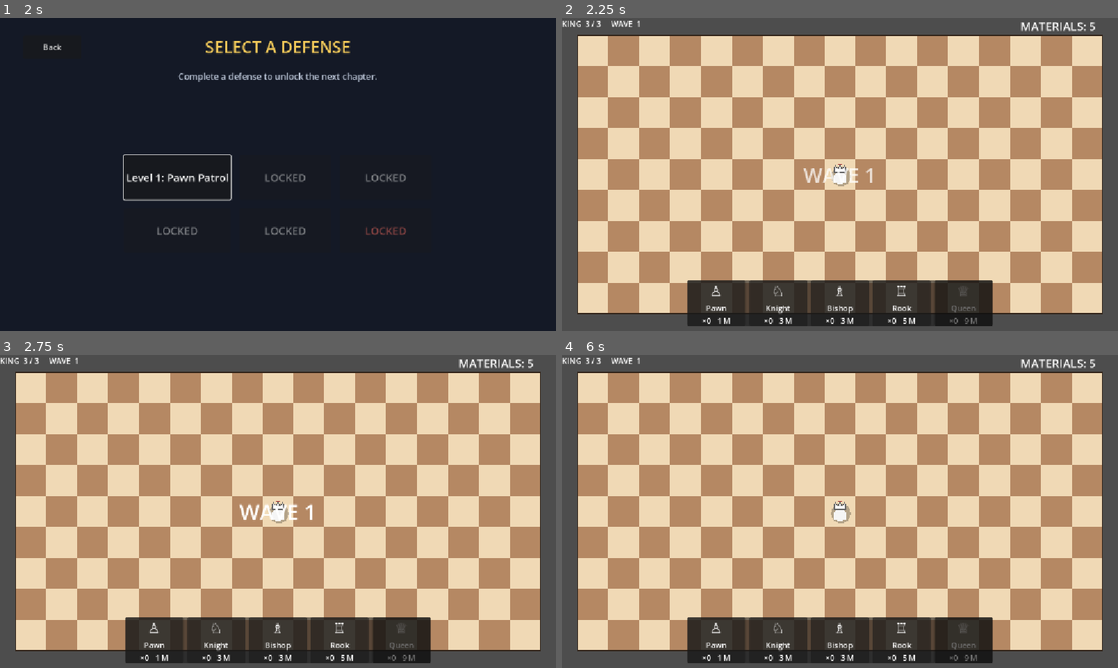
Above: before the commit, frames 1-4 (two rows, left to right).
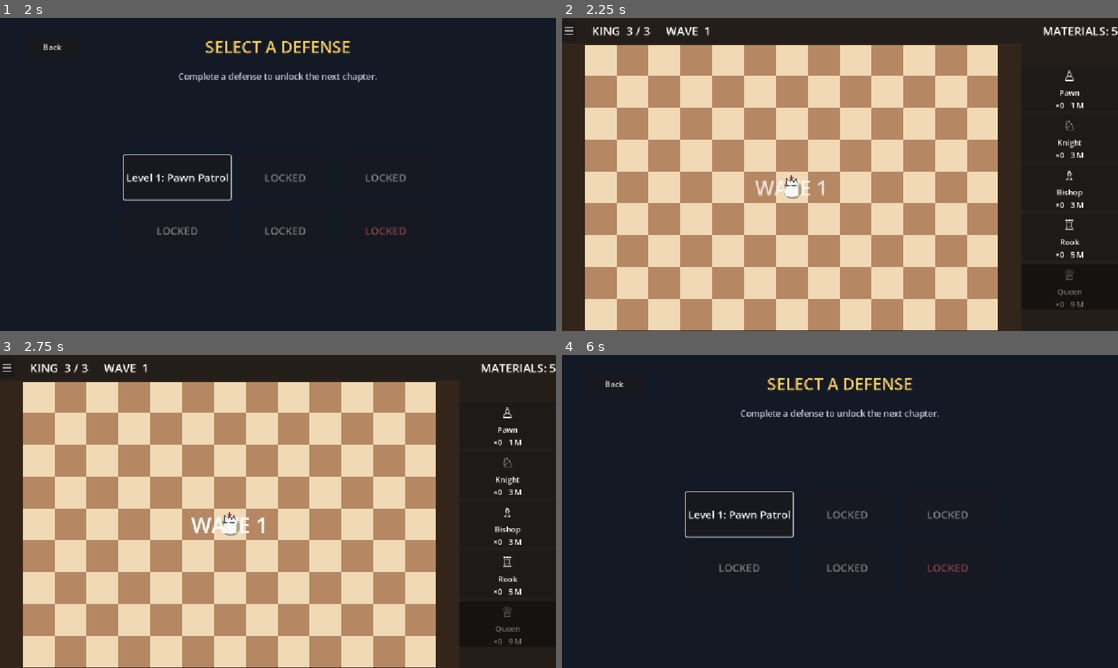
Above: after the commit, the same moments.

Repository: ellen-ying/chess_kingdom_defense
Game: Godot game, scene res://scenes/title_screen.tscn
Same seed, same stepped clock (60 frames per second), same inputs: the game is played once before the commit and once after it.
Inputs (mouse positions are in pixels of both pictures, inside the frame that each line leads up to):
- Up to frame 1 (2 s): tap Enter at 0.5 s; move the mouse to (400, 158) at 0.52 s; hold P (pawn) 0.53-1.25 s; click (400, 158) at 0.67 s; tap B (bishop) at 0.77 s; click "Play" at 1.25 s
- Up to frame 2 (2.25 s): click "Level 1: Pawn Patrol" at 2 s
- Up to frame 3 (2.75 s): no input
- Up to frame 4 (6 s): click (567, 367) at 2.75 s, where only the run after the commit has a clickable "☰"; click (840, 502) at 3.5 s, where only the run after the commit has a clickable "Resume"; click (567, 367) at 4.25 s, where only the run after the commit has a clickable "☰"; click (840, 555) at 5 s, where only the run after the commit has a clickable "Return to Home Office"; click (840, 508) at 5.75 s, where only the run after the commit has a clickable "Play"

Frame 1 is identical in both runs. In frame 2, 70% of the frame differs, in the area x 0-100%, y 0-100%; in frame 3, 70%; in frame 4, 98%.

Commit message:
Changed the board layout, added the pause menu, close #1

Diff:
--- a/project.godot
+++ b/project.godot
@@ -32,7 +32,11 @@
 
 [display]
 
+window/size/viewport_width=1152
+window/size/viewport_height=648
 window/stretch/mode="canvas_items"
+window/stretch/aspect="expand"
+window/handheld/orientation="landscape"
 
 [input]
 
--- a/scenes/main.tscn
+++ b/scenes/main.tscn
@@ -15,10 +15,21 @@
 [ext_resource type="Resource" uid="uid://duu16xkk3llb4" path="res://resources/waves/wave_3.tres" id="11_dp3eg"]
 [ext_resource type="Resource" uid="uid://66u1b2tpl3c7" path="res://resources/waves/wave_4.tres" id="12_0ld40"]
 [ext_resource type="Resource" uid="uid://d0ey0vwpkfdd6" path="res://resources/waves/wave_5.tres" id="13_gqmmt"]
+[ext_resource type="Script" uid="uid://mjwnnsoy30oy" path="res://scripts/screen_layout.gd" id="14_layout"]
+[ext_resource type="PackedScene" path="res://scenes/pause_overlay.tscn" id="15_pause"]
 
 [node name="Main" type="Node2D" unique_id=1813833294]
 script = ExtResource("1_jyhfs")
 test_enemy_mode = "Rook"
+
+[node name="Background" type="ColorRect" parent="." unique_id=1401302073]
+anchors_preset = 15
+anchor_right = 1.0
+anchor_bottom = 1.0
+grow_horizontal = 2
+grow_vertical = 2
+mouse_filter = 2
+color = Color(0.2, 0.145, 0.102, 1)
 
 [node name="Board" type="Node2D" parent="." unique_id=1994042262]
 script = ExtResource("1_o5qli")
@@ -49,51 +60,52 @@
 [node name="PlacementController" type="Node2D" parent="." unique_id=1792770738]
 script = ExtResource("7_o6xl0")
 
-[node name="UILayer" type="Control" parent="." unique_id=26452059]
-layout_mode = 3
-anchors_preset = 0
-offset_right = 40.0
-offset_bottom = 40.0
+[node name="ScreenLayout" type="Node" parent="." unique_id=1960001843]
+script = ExtResource("14_layout")
 
-[node name="StatusLabel" type="Label" parent="UILayer" unique_id=110542390]
-layout_mode = 0
-offset_right = 40.0
-offset_bottom = 23.0
+[node name="UILayer" type="CanvasLayer" parent="." unique_id=635875709]
 
-[node name="GameOverLabel" type="Label" parent="UILayer" unique_id=173903754]
-layout_mode = 0
-offset_right = 40.0
-offset_bottom = 23.0
+[node name="HUDBar" type="PanelContainer" parent="UILayer" unique_id=1442463801]
+offset_right = 1152.0
+offset_bottom = 54.0
 
-[node name="CurrencyLabel" type="Label" parent="UILayer" unique_id=1105622849]
-layout_mode = 1
-anchors_preset = 13
-anchor_left = 0.5
-anchor_right = 0.5
-anchor_bottom = 1.0
-offset_left = 930.0
-offset_right = 1086.0
-grow_horizontal = 2
-grow_vertical = 2
+[node name="HBox" type="HBoxContainer" parent="UILayer/HUDBar" unique_id=235340779]
+layout_mode = 2
+theme_override_constants/separation = 32
+
+[node name="MenuButton" type="Button" parent="UILayer/HUDBar/HBox" unique_id=1703655346]
+layout_mode = 2
+size_flags_vertical = 4
+theme_override_font_sizes/font_size = 24
+text = "☰"
+
+[node name="LivesLabel" type="Label" parent="UILayer/HUDBar/HBox" unique_id=257544581]
+layout_mode = 2
+theme_override_font_sizes/font_size = 24
+text = "KING  3 / 3"
+
+[node name="WaveLabel" type="Label" parent="UILayer/HUDBar/HBox" unique_id=294583024]
+layout_mode = 2
+theme_override_font_sizes/font_size = 24
+text = "WAVE  1"
+
+[node name="Spacer" type="Control" parent="UILayer/HUDBar/HBox" unique_id=1637082961]
+layout_mode = 2
+size_flags_horizontal = 3
+
+[node name="CurrencyLabel" type="Label" parent="UILayer/HUDBar/HBox" unique_id=1469399552]
+layout_mode = 2
 theme_override_font_sizes/font_size = 24
 text = "MATERIALS: 5"
-horizontal_alignment = 2
 
 [node name="ShopUI" parent="UILayer" unique_id=1807039670 instance=ExtResource("8_tipki")]
-layout_mode = 1
-anchors_preset = 8
-anchor_left = 0.5
-anchor_top = 0.5
-anchor_right = 0.5
-anchor_bottom = 0.5
-offset_left = 556.0
-offset_top = 570.0
-offset_right = 556.0
-offset_bottom = 570.0
-grow_vertical = 2
+offset_left = 952.0
+offset_top = 54.0
+offset_right = 1152.0
+offset_bottom = 648.0
 
 [node name="FloatingRewards" type="Control" parent="UILayer" unique_id=1374242408]
-layout_mode = 1
+layout_mode = 3
 anchors_preset = 15
 anchor_right = 1.0
 anchor_bottom = 1.0
@@ -103,20 +115,21 @@
 
 [node name="WaveBanner" type="Label" parent="UILayer" unique_id=117336829]
 visible = false
-layout_mode = 1
-anchors_preset = 8
-anchor_left = 0.5
-anchor_top = 0.5
-anchor_right = 0.5
-anchor_bottom = 0.5
-offset_left = 476.0
-offset_top = 274.0
-offset_right = 636.0
-offset_bottom = 335.0
-grow_horizontal = 2
-grow_vertical = 2
+offset_right = 160.0
+offset_bottom = 61.0
 pivot_offset = Vector2(80, 30)
 theme_override_font_sizes/font_size = 44
 text = "WAVE 1"
 horizontal_alignment = 1
 vertical_alignment = 1
+
+[node name="GameOverLabel" type="Label" parent="UILayer" unique_id=173903754]
+visible = false
+offset_right = 300.0
+offset_bottom = 80.0
+theme_override_font_sizes/font_size = 44
+text = "GAME OVER"
+horizontal_alignment = 1
+vertical_alignment = 1
+
+[node name="PauseOverlay" parent="UILayer" unique_id=186884295 instance=ExtResource("15_pause")]
--- /dev/null
+++ b/scenes/pause_overlay.tscn
@@ -0,0 +1,58 @@
+[gd_scene format=3]
+
+[ext_resource type="Script" path="res://scripts/pause_overlay.gd" id="1_pause"]
+
+[node name="PauseOverlay" type="Control"]
+process_mode = 3
+layout_mode = 3
+anchors_preset = 15
+anchor_right = 1.0
+anchor_bottom = 1.0
+grow_horizontal = 2
+grow_vertical = 2
+script = ExtResource("1_pause")
+
+[node name="Dim" type="ColorRect" parent="."]
+layout_mode = 1
+anchors_preset = 15
+anchor_right = 1.0
+anchor_bottom = 1.0
+grow_horizontal = 2
+grow_vertical = 2
+color = Color(0, 0, 0, 0.6)
+
+[node name="Menu" type="VBoxContainer" parent="."]
+layout_mode = 1
+anchors_preset = 8
+anchor_left = 0.5
+anchor_top = 0.5
+anchor_right = 0.5
+anchor_bottom = 0.5
+grow_horizontal = 2
+grow_vertical = 2
+theme_override_constants/separation = 16
+
+[node name="Title" type="Label" parent="Menu"]
+layout_mode = 2
+theme_override_font_sizes/font_size = 40
+text = "PAUSED"
+horizontal_alignment = 1
+
+[node name="ResumeButton" type="Button" parent="Menu"]
+unique_name_in_owner = true
+layout_mode = 2
+theme_override_font_sizes/font_size = 24
+text = "Resume"
+
+[node name="SettingsButton" type="Button" parent="Menu"]
+unique_name_in_owner = true
+layout_mode = 2
+theme_override_font_sizes/font_size = 24
+disabled = true
+text = "Settings"
+
+[node name="HomeOfficeButton" type="Button" parent="Menu"]
+unique_name_in_owner = true
+layout_mode = 2
+theme_override_font_sizes/font_size = 24
+text = "Return to Home Office"
--- a/scenes/shop_ui.tscn
+++ b/scenes/shop_ui.tscn
@@ -3,17 +3,13 @@
 [ext_resource type="Script" uid="uid://71gpoapg6hyx" path="res://scripts/shop_ui.gd" id="1"]
 
 [node name="ShopUI" type="PanelContainer" unique_id=1807039670]
-anchors_preset = 12
-anchor_top = 1.0
-anchor_right = 1.0
-anchor_bottom = 1.0
-offset_top = -96.0
-grow_horizontal = 2
-grow_vertical = 0
+anchors_preset = 0
+offset_right = 200.0
+offset_bottom = 594.0
 mouse_filter = 2
 script = ExtResource("1")
 
-[node name="Slots" type="HBoxContainer" parent="." unique_id=2091710522]
+[node name="Slots" type="VBoxContainer" parent="." unique_id=2091710522]
 layout_mode = 2
 theme_override_constants/separation = 8
 alignment = 1
--- a/scripts/board.gd
+++ b/scripts/board.gd
@@ -1,24 +1,35 @@
 extends Node2D
 
-const TILE_SIZE: int = 64
-const COLUMNS: int = 17
+const COLUMNS: int = 13
 const ROWS: int = 9
+
+# Pixel size of one tile. ADAPTIVE: ScreenLayout.apply_layout sets it
+# per viewport so the fixed 13×9 grid always fits without cropping.
+# The grid itself never changes — only pixels-per-tile adapts. Always
+# an integer so grid lines stay crisp and tiles stay perfect squares.
+var tile_size: int = 64
 
 const LIGHT_TILE := Color("#F0D9B5")
 const DARK_TILE := Color("#B58863")
+
+# Player pieces may only be placed in the central 9-column band
+# (PLACEABLE_HALF_WIDTH columns either side of the King's column).
+# Enemies spawn on and traverse the whole board.
+const PLACEABLE_HALF_WIDTH := 4
 
 var board_origin: Vector2
 var edge_cells: Array[Vector2i] = []
 
 
 func _ready() -> void:
-	# Set up the origin in the upper left corner
+	# Sensible default (centered for the 1152×648 base design) so the
+	# board is never uninitialized before the first ScreenLayout pass.
 	board_origin = Vector2(
-		(1152.0 - COLUMNS * TILE_SIZE) / 2.0,
-		(648.0 - ROWS * TILE_SIZE) / 2.0
+		(1152.0 - COLUMNS * tile_size) / 2.0,
+		(648.0 - ROWS * tile_size) / 2.0
 	)
 
-	# Collect the edge cells
+	# Collect the edge cells (cell-based, independent of tile size)
 	for x in range(COLUMNS):
 		edge_cells.append(Vector2i(x, 0))
 		edge_cells.append(Vector2i(x, ROWS - 1))
@@ -30,6 +41,24 @@
 	queue_redraw()
 
 
+## Positions/sizes the board for the current viewport. Called by
+## ScreenLayout on _ready and on every viewport resize. tile_size
+## becomes the largest integer square tile that fits the play area;
+## the board is centered within the play area, so any leftover space
+## becomes symmetric margins over the Background layer.
+func apply_layout(play_area_origin: Vector2, play_area_size: Vector2) -> void:
+	tile_size = maxi(1, int(min(
+		play_area_size.x / float(COLUMNS),
+		play_area_size.y / float(ROWS)
+	)))
+
+	board_origin = play_area_origin + (
+		(play_area_size - Vector2(COLUMNS * tile_size, ROWS * tile_size)) / 2.0
+	)
+
+	queue_redraw()
+
+
 func _draw() -> void:
 	# Loop to draw the board
 	for row in range(ROWS):
@@ -37,8 +66,8 @@
 			var color := LIGHT_TILE if (row + column) % 2 == 0 else DARK_TILE
 			var rect := Rect2(
 				board_origin +
-				Vector2(column * TILE_SIZE, row * TILE_SIZE),
-				Vector2(TILE_SIZE, TILE_SIZE)
+				Vector2(column * tile_size, row * tile_size),
+				Vector2(tile_size, tile_size)
 			)
 
 			draw_rect(rect, color)
@@ -46,7 +75,7 @@
 	# Subtle outer border
 	var board_rect := Rect2(
 		board_origin,
-		Vector2(COLUMNS * TILE_SIZE, ROWS * TILE_SIZE)
+		Vector2(COLUMNS * tile_size, ROWS * tile_size)
 	)
 
 	draw_rect(board_rect, Color("#33251A"), false, 3.0)
@@ -54,8 +83,8 @@
 
 func cell_to_world(cell: Vector2i) -> Vector2:
 	return board_origin + Vector2(
-		cell.x * TILE_SIZE + TILE_SIZE / 2.0,
-		cell.y * TILE_SIZE + TILE_SIZE / 2.0
+		cell.x * tile_size + tile_size / 2.0,
+		cell.y * tile_size + tile_size / 2.0
 	)
 
 
@@ -63,8 +92,8 @@
 	var local_position := world_position - board_origin
 
 	return Vector2i(
-		floor(local_position.x / TILE_SIZE),
-		floor(local_position.y / TILE_SIZE)
+		floor(local_position.x / tile_size),
+		floor(local_position.y / tile_size)
 	)
 
 func is_valid_cell(cell: Vector2i) -> bool:
@@ -73,6 +102,18 @@
 		and cell.x < COLUMNS
 		and cell.y >= 0
 		and cell.y < ROWS
+	)
+
+## Player pieces may only be placed in the centered 9-column band
+## (PLACEABLE_HALF_WIDTH columns either side of the King's column).
+## Rows are unrestricted (the board is 9 rows = the zone height).
+## Enemies are NOT affected — they use the whole board.
+func is_placeable_cell(cell: Vector2i) -> bool:
+	var center_column := get_center_cell().x
+
+	return (
+		cell.x >= center_column - PLACEABLE_HALF_WIDTH
+		and cell.x <= center_column + PLACEABLE_HALF_WIDTH
 	)
 
 
--- a/scripts/main.gd
+++ b/scripts/main.gd
@@ -40,12 +40,19 @@
 @onready var piece_parent = $Pieces
 @onready var placement_controller = $PlacementController
 
+@onready var background: ColorRect = $Background
+@onready var ui_layer: CanvasLayer = $UILayer
 @onready var shop_ui = $UILayer/ShopUI
 
-@onready var status_label: Label = $UILayer/StatusLabel
-@onready var currency_label: Label = $UILayer/CurrencyLabel
+@onready var screen_layout: Node = $ScreenLayout
+@onready var hud_bar: PanelContainer = $UILayer/HUDBar
+@onready var menu_button: Button = $UILayer/HUDBar/HBox/MenuButton
+@onready var lives_label: Label = $UILayer/HUDBar/HBox/LivesLabel
+@onready var wave_label: Label = $UILayer/HUDBar/HBox/WaveLabel
+@onready var currency_label: Label = $UILayer/HUDBar/HBox/CurrencyLabel
 @onready var game_over_label: Label = $UILayer/GameOverLabel
 @onready var wave_banner: Label = $UILayer/WaveBanner
+@onready var pause_overlay: Control = $UILayer/PauseOverlay
 
 
 func _ready() -> void:
@@ -85,14 +92,39 @@
 
 	game_over_label.visible = false
 
+	menu_button.pressed.connect(_on_menu_button_pressed)
+	pause_overlay.setup(self)
+
 	update_hud()
 
+	# First real layout pass. Must run after the King and all
+	# @onready references exist; ScreenLayout re-applies this on
+	# every viewport resize (window size / aspect / orientation).
+	screen_layout.apply_layout()
+
 
 func update_hud() -> void:
-	status_label.text = (
-		"KING  %d / %d     WAVE  %d"
-		% [lives, max_lives, wave_manager.current_wave_index + 1]
-	)
+	# Same display formats as the old combined StatusLabel (task Q6).
+	lives_label.text = (
+		"KING  %d / %d"
+		% [lives, max_lives]
+	)
+
+	wave_label.text = (
+		"WAVE  %d"
+		% [wave_manager.current_wave_index + 1]
+	)
+
+
+func _on_menu_button_pressed() -> void:
+	pause_overlay.open()
+
+
+func _exit_tree() -> void:
+	# Defensive: if the scene changes while the player-initiated
+	# pause overlay is open, the next scene must not inherit a
+	# paused tree.
+	get_tree().paused = false
 
 
 func find_enemy_at_cell(cell: Vector2i):
@@ -196,9 +228,10 @@
 	_finish_run()
 
 
-## Ends the run early with an explicit result label. Used ONLY by the
-## AutoplayBot autoload for headless auto-play (wave cap / hard timeout);
-## it must NEVER be called from normal gameplay logic.
+## Ends the run early with an explicit result label. Used by the
+## AutoplayBot autoload (wave cap / hard timeout) and by the pause
+## menu's "Return to Home Office" (outcome "ABANDONED"); it must
+## NEVER be called from normal win/lose gameplay logic.
 func end_run_with_result(result: String) -> void:
 	if game_over:
 		return
--- /dev/null
+++ b/scripts/pause_overlay.gd
@@ -0,0 +1,61 @@
+extends Control
+
+## Pause overlay, opened from the HUD bar's menu button (☰).
+##
+## This is a PLAYER-INITIATED pause and deliberately does NOT conflict
+## with the "waves run continuously, no forced/system-driven pauses"
+## design decision: that decision was about never gating shopping or
+## spawning behind downtime, not about disabling the player's ability
+## to pause on demand.
+##
+## The root's process_mode is ALWAYS so the overlay's own buttons
+## keep working while the rest of the tree is paused. One call —
+## get_tree().paused = true — stops WaveManager spawning/timers, enemy
+## movement, projectiles and piece firing at once. GameLogger is an
+## autoload and keeps flushing; nothing is lost.
+
+var game: Node
+
+
+func setup(game_reference: Node) -> void:
+	game = game_reference
+
+
+func _ready() -> void:
+	%ResumeButton.pressed.connect(_on_resume_button_pressed)
+	%SettingsButton.pressed.connect(_on_settings_button_pressed)
+	%HomeOfficeButton.pressed.connect(_on_home_office_button_pressed)
+
+	visible = false
+
+
+func open() -> void:
+	visible = true
+	get_tree().paused = true
+
+
+func close() -> void:
+	visible = false
+	get_tree().paused = false
+
+
+func _on_resume_button_pressed() -> void:
+	close()
+
+
+func _on_settings_button_pressed() -> void:
+	# Placeholder (task Q2): no settings subsystem exists yet, so the
+	# button ships silent/disabled. When settings arrive, this is the
+	# single hookup point.
+	pass
+
+
+func _on_home_office_button_pressed() -> void:
+	# Unpause FIRST, then end the run cleanly through the existing
+	# end_run_with_result path: outcome + waves are recorded, material
+	# converts, the Final Stand score is stored, GameLogger.end_run
+	# closes the log, and the scene routes home (outcome "ABANDONED").
+	close()
+
+	if game != null and is_instance_valid(game):
+		game.end_run_with_result("ABANDONED")
--- a/scripts/piece_manager.gd
+++ b/scripts/piece_manager.gd
@@ -47,6 +47,12 @@
 
 	# Do not allow a player piece to occupy the king square.
 	if cell == game.king.current_cell:
+		return
+
+	# Player pieces must stay within the central placement zone —
+	# the same zone new placements are restricted to (full-bleed
+	# layout brief).
+	if not board.is_placeable_cell(cell):
 		return
 
 	dragging_piece.set_cell(cell)
--- a/scripts/placement_controller.gd
+++ b/scripts/placement_controller.gd
@@ -121,6 +121,12 @@
 	if cell == game.king.current_cell:
 		return false
 
+	# Player pieces may only be placed in the central 9-column zone;
+	# the outer columns are enemy-traversal-only territory (full-bleed
+	# layout brief).
+	if not board.is_placeable_cell(cell):
+		return false
+
 	# Only player pieces block placement.
 	for child in pieces_parent.get_children():
 		if not child is BasePiece:
@@ -255,12 +261,12 @@
 	var tile_rect := Rect2(
 		board.cell_to_world(hovered_cell)
 		- Vector2(
-			board.TILE_SIZE / 2.0,
-			board.TILE_SIZE / 2.0
+			board.tile_size / 2.0,
+			board.tile_size / 2.0
 		),
 		Vector2(
-			board.TILE_SIZE,
-			board.TILE_SIZE
+			board.tile_size,
+			board.tile_size
 		)
 	)
 
@@ -293,12 +299,12 @@
 		var attack_rect := Rect2(
 			board.cell_to_world(attack_cell)
 			- Vector2(
-				board.TILE_SIZE / 2.0,
-				board.TILE_SIZE / 2.0
+				board.tile_size / 2.0,
+				board.tile_size / 2.0
 			),
 			Vector2(
-				board.TILE_SIZE,
-				board.TILE_SIZE
+				board.tile_size,
+				board.tile_size
 			)
 		)
 
--- /dev/null
+++ b/scripts/screen_layout.gd
@@ -0,0 +1,146 @@
+extends Node
+
+## ScreenLayout — the gameplay scene's single resize-aware node.
+##
+## Implements the full-bleed layout (tasks/fullbleed-layout-brief.md):
+## the fixed 13×9 board is sized FIRST (the largest square integer
+## tile that fits the screen minus minimum UI reservations); the HUD
+## bar and tray then absorb ALL leftover pixels (exact full-bleed:
+## hud_h + 9*tile = H and 13*tile + tray_w = W). On extreme aspect
+## ratios the HUD/tray are capped and the surplus is split
+## symmetrically as board margins rendered over the Background
+## layer — never black bars (task Q5).
+##
+## apply_layout runs on every viewport resize (window size, aspect,
+## orientation) and once from main._ready (after the King exists),
+## and repositions live board entities (King, pieces, enemies) to
+## their cells' new world positions.
+
+# Minimum reservations subtracted from the tile computation so the
+# board can never crowd out the UI entirely.
+const HUD_MIN := 48.0
+const TRAY_MIN := 136.0
+
+# Caps for extreme aspect ratios: leftover absorbed by the HUD/tray is
+# bounded, and the surplus becomes symmetric board margins.
+const HUD_MAX := 128.0
+const TRAY_MAX := 200.0
+
+
+func _ready() -> void:
+	get_viewport().size_changed.connect(apply_layout)
+
+
+func apply_layout() -> void:
+	var game := get_parent()
+
+	# This node's _ready runs before main._ready, so some @onready
+	# references may not exist yet on the very first call.
+	if (
+		game == null
+		or game.board == null
+		or game.hud_bar == null
+		or game.ui_layer == null
+		or game.background == null
+	):
+		return
+
+	var board = game.board
+	var viewport_size: Vector2 = get_viewport().get_visible_rect().size
+
+	# Top-level Controls under a Node2D parent (Main) do not resolve
+	# their anchors against the viewport in this Godot build, so the
+	# two full-screen layers are sized explicitly here — and on every
+	# resize — instead of relying on Full Rect anchors.
+	#game.ui_layer.position = Vector2.ZERO
+	#game.ui_layer.size = viewport_size
+	game.background.position = Vector2.ZERO
+	game.background.size = viewport_size
+
+	# 1. Board first: the largest integer square tile that fits the
+	#    grid plus the minimum UI reservations.
+	var tile := maxi(1, int(min(
+		(viewport_size.x - TRAY_MIN) / float(board.COLUMNS),
+		(viewport_size.y - HUD_MIN) / float(board.ROWS)
+	)))
+
+	# 2/3. HUD and tray absorb ALL leftover pixels: exact full-bleed.
+	var hud_height: float = viewport_size.y - board.ROWS * tile
+	var tray_width: float = viewport_size.x - board.COLUMNS * tile
+
+	# 4. Caps on extreme aspects; the surplus becomes symmetric
+	#    board margins rendered over the Background layer.
+	var margin_horizontal := 0.0
+	var margin_vertical := 0.0
+
+	if tray_width > TRAY_MAX:
+		margin_horizontal = (tray_width - TRAY_MAX) / 2.0
+		tray_width = TRAY_MAX
+
+	if hud_height > HUD_MAX:
+		margin_vertical = (hud_height - HUD_MAX) / 2.0
+		hud_height = HUD_MAX
+
+	# 5. The board's play area: between the HUD and the tray, inset
+	#    by the margins.
+	var play_area_origin := Vector2(
+		margin_horizontal,
+		hud_height + margin_vertical
+	)
+	var play_area_size := Vector2(
+		viewport_size.x - tray_width - margin_horizontal * 2.0,
+		viewport_size.y - hud_height - margin_vertical * 2.0
+	)
+
+	board.apply_layout(play_area_origin, play_area_size)
+
+	game.hud_bar.position = Vector2.ZERO
+	game.hud_bar.size = Vector2(viewport_size.x, hud_height)
+
+	game.shop_ui.position = Vector2(
+		viewport_size.x - tray_width,
+		hud_height
+	)
+	game.shop_ui.size = Vector2(
+		tray_width,
+		viewport_size.y - hud_height
+	)
+
+	_recenter_over_play_area(game.wave_banner, play_area_origin, play_area_size)
+	_recenter_over_play_area(game.game_over_label, play_area_origin, play_area_size)
+
+	_reposition_board_entities(game, board)
+
+
+func _recenter_over_play_area(
+	label: Control,
+	play_area_origin: Vector2,
+	play_area_size: Vector2
+) -> void:
+	if label == null:
+		return
+
+	label.position = play_area_origin + (play_area_size - label.size) / 2.0
+
+
+func _reposition_board_entities(game: Node, board: Node) -> void:
+	# Board entities derive their world positions from their cells,
+	# so a resize re-anchors them onto the recomputed grid. In-flight
+	# projectiles keep their world positions (accepted; they may be
+	# briefly offset until they resolve).
+	if game.king != null and is_instance_valid(game.king):
+		game.king.global_position = board.cell_to_world(game.king.current_cell)
+
+	for piece in game.piece_parent.get_children():
+		if not (piece is Node2D):
+			continue
+		if piece.get("current_cell") == null:
+			continue
+		piece.global_position = board.cell_to_world(piece.current_cell)
+
+	for enemy in game.enemies.get_children():
+		if not (enemy is Node2D):
+			continue
+		if enemy.get("current_cell") == null:
+			continue
+		enemy.global_position = board.cell_to_world(enemy.current_cell)
--- a/scripts/shop_ui.gd
+++ b/scripts/shop_ui.gd
@@ -41,7 +41,7 @@
 	}
 }
 
-@onready var slots_container: HBoxContainer = $Slots
+@onready var slots_container: VBoxContainer = $Slots
 
 var placement_controller: Node
 var slots: Dictionary = {}
@@ -123,7 +123,7 @@
 
 	var target_position = (
 		get_parent()
-		.get_node("CurrencyLabel")
+		.get_node("HUDBar/HBox/CurrencyLabel")
 		.get_global_rect()
 		.get_center()
 	)
Not shown, added: scripts/pause_overlay.gd.uid
Not shown, added: scripts/screen_layout.gd.uid
Not shown, changed: .DS_Store
Not shown, changed: tasks/ARCHITECTURE_NOTES.md
Not shown, added: tasks/fullbleed-layout-brief.md
Not shown, added: tasks/fullbleed-layout-tasks.md
